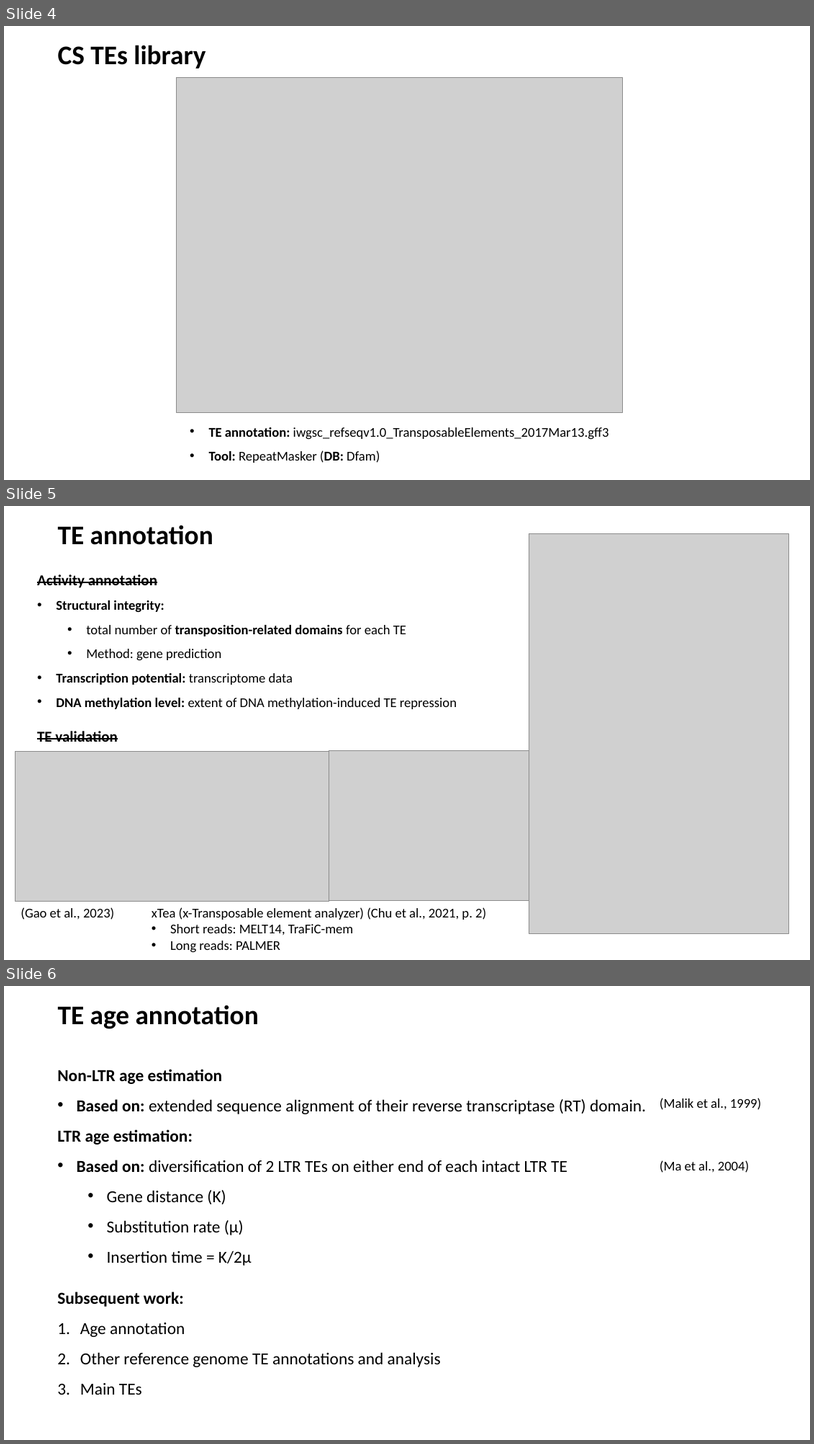
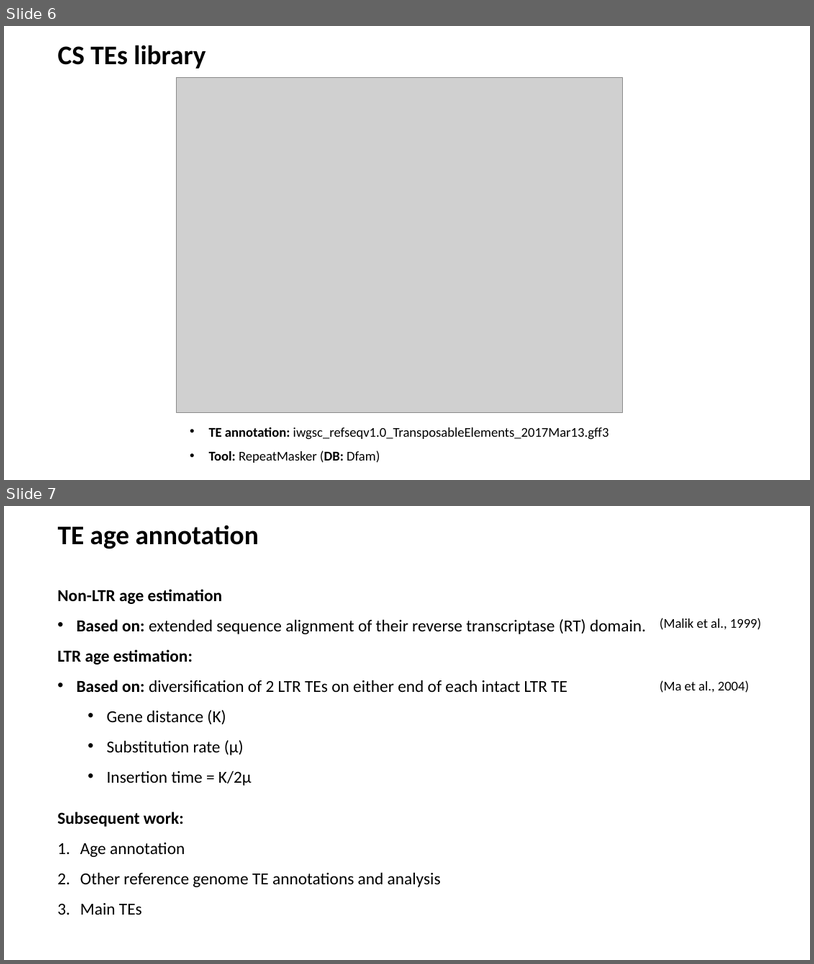
Before and after one commit to SirLearning/GeneticsNotes, a slide deck: undergraduate/Presentation.pptx. Shown one above the other, each under a label of ours: slides 4, 5 and 6 before the commit, slides 6 and 7 after it. The pictures are 814x1444 and 814x964 pixels, drawn with LibreOffice and Linux fonts; fonts in the diff are those of the drawing; grey boxes stand for pictures. Boxes give left, top, right and bottom in pixels: in the first picture for what was removed or moved away, otherwise in the second. Text is boxed around its words. In the diff, an @@ line names an element or a change of style, - is before the commit and + after.

```diff
--- a/undergraduate/Presentation.pptx
+++ b/undergraduate/Presentation.pptx
@@ slide 5 removed at (x1=4, y1=506, x2=810, y2=960), background #FFFFFF @@
@@ title removed at (x1=58, y1=525, x2=214, y2=545) @@
-TE annotation
@@ picture removed at (x1=530, y1=534, x2=790, y2=933) @@
@@ text removed at (x1=37, y1=574, x2=457, y2=709) @@
-Activity annotation
-• Structural integrity:
-  • total number of transposition-related domains for each TE
-  • Method: gene prediction
-• Transcription potential: transcriptome data
-• DNA methylation level: extent of DNA methylation-induced TE repression
@@ text removed at (x1=37, y1=731, x2=117, y2=741) @@
-TE validation
@@ picture removed at (x1=15, y1=751, x2=329, y2=901) @@
@@ picture removed at (x1=329, y1=750, x2=530, y2=901) @@
@@ text removed at (x1=21, y1=907, x2=114, y2=919) @@
-(Gao et al., 2023)
@@ text removed at (x1=152, y1=907, x2=486, y2=952) @@
-xTea (x-Transposable element analyzer) (Chu et al., 2021, p. 2)
-• Short reads: MELT14, TraFiC-mem
-• Long reads: PALMER
@@ what was slide 4 is now slide 6 @@
@@ what was slide 6 is now slide 7 @@
```
Also in this commit, not shown: 2 slides changed, 2 slides added, 6 other files.
